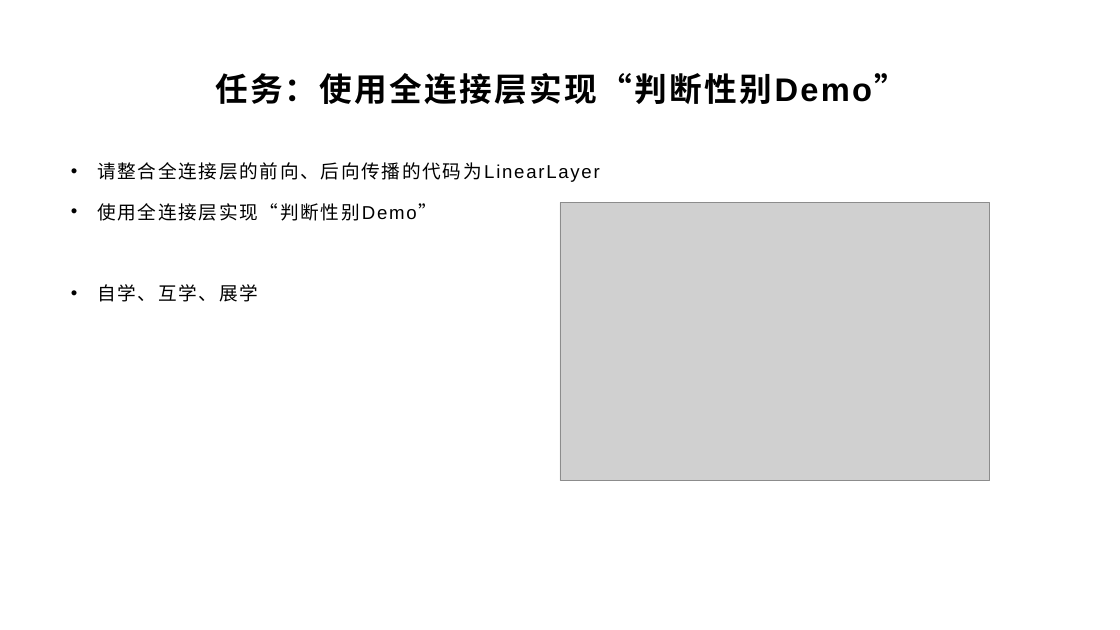
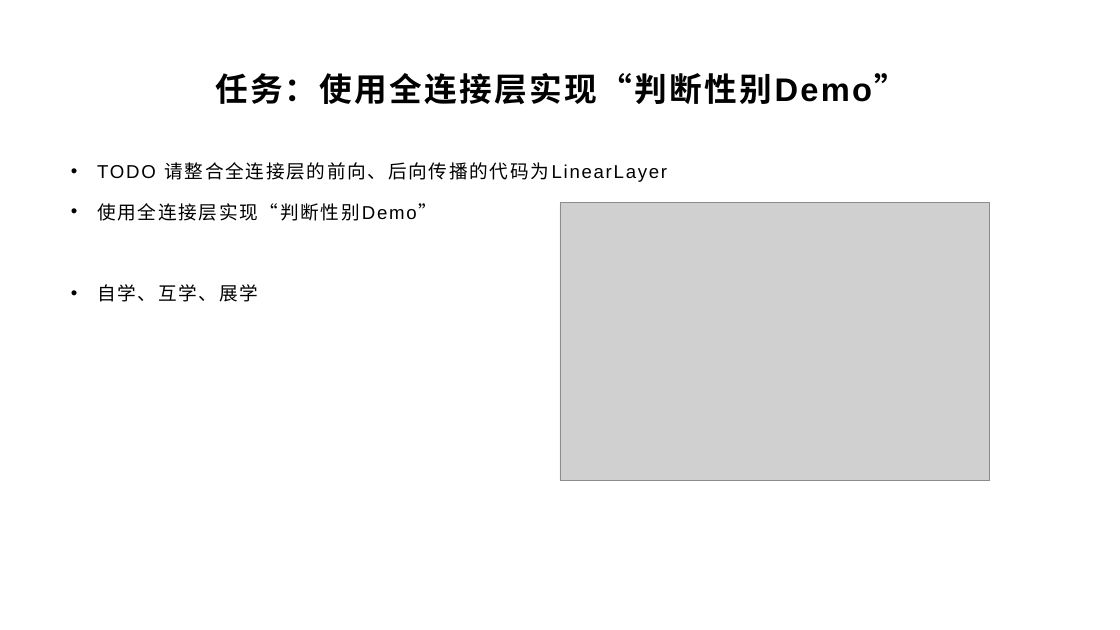
Before and after one commit to yyc-git/DeepLearningEdu, a slide deck: slide 26 of lessons/3_derivation_3/ppt/全连接层的前向和后向传播推导（下）.pptx (slide 24 before the commit). Drawn at 1120x630 pixels with LibreOffice and Linux fonts; fonts in the diff are those of the drawing; grey boxes stand for pictures; background and template pictures are left out. Boxes give left, top, right and bottom in pixels: in the first picture for what was removed or moved away, otherwise in the second. Text is boxed around its words. In the diff, an @@ line names an element or a change of style, - is before the commit and + after.

```diff
--- a/lessons/3_derivation_3/ppt/全连接层的前向和后向传播推导（下）.pptx
+++ b/lessons/3_derivation_3/ppt/全连接层的前向和后向传播推导（下）.pptx
@@ text at <box>97,162,668,182</box>: text changed @@
-• 请整合全连接层的前向、后向传播的代码为LinearLayer
+• TODO 请整合全连接层的前向、后向传播的代码为LinearLayer
```
Also in this commit, not shown: 18 other slides changed, 3 slides added, 1 slide removed, 1 other file.
